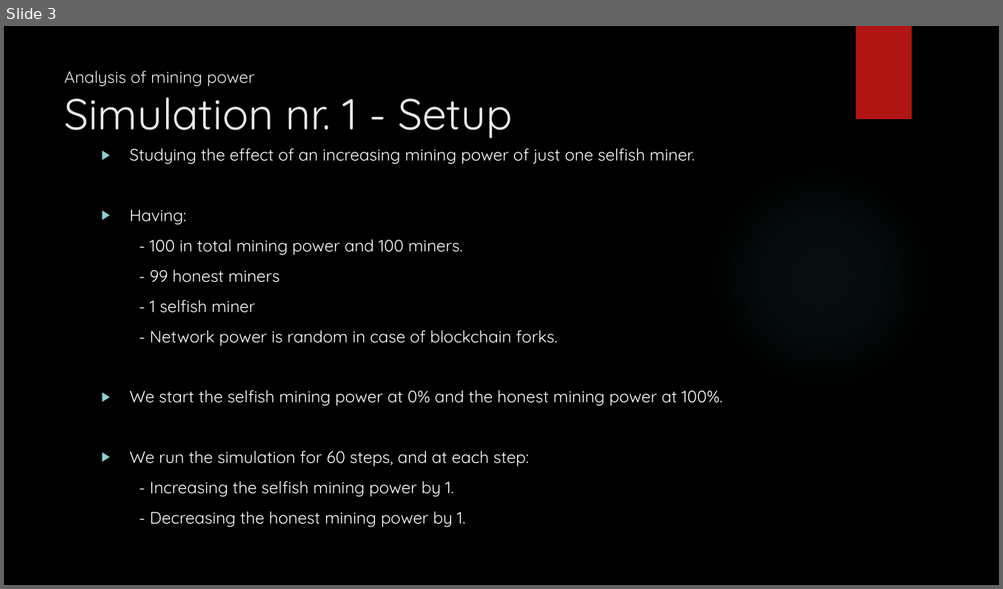
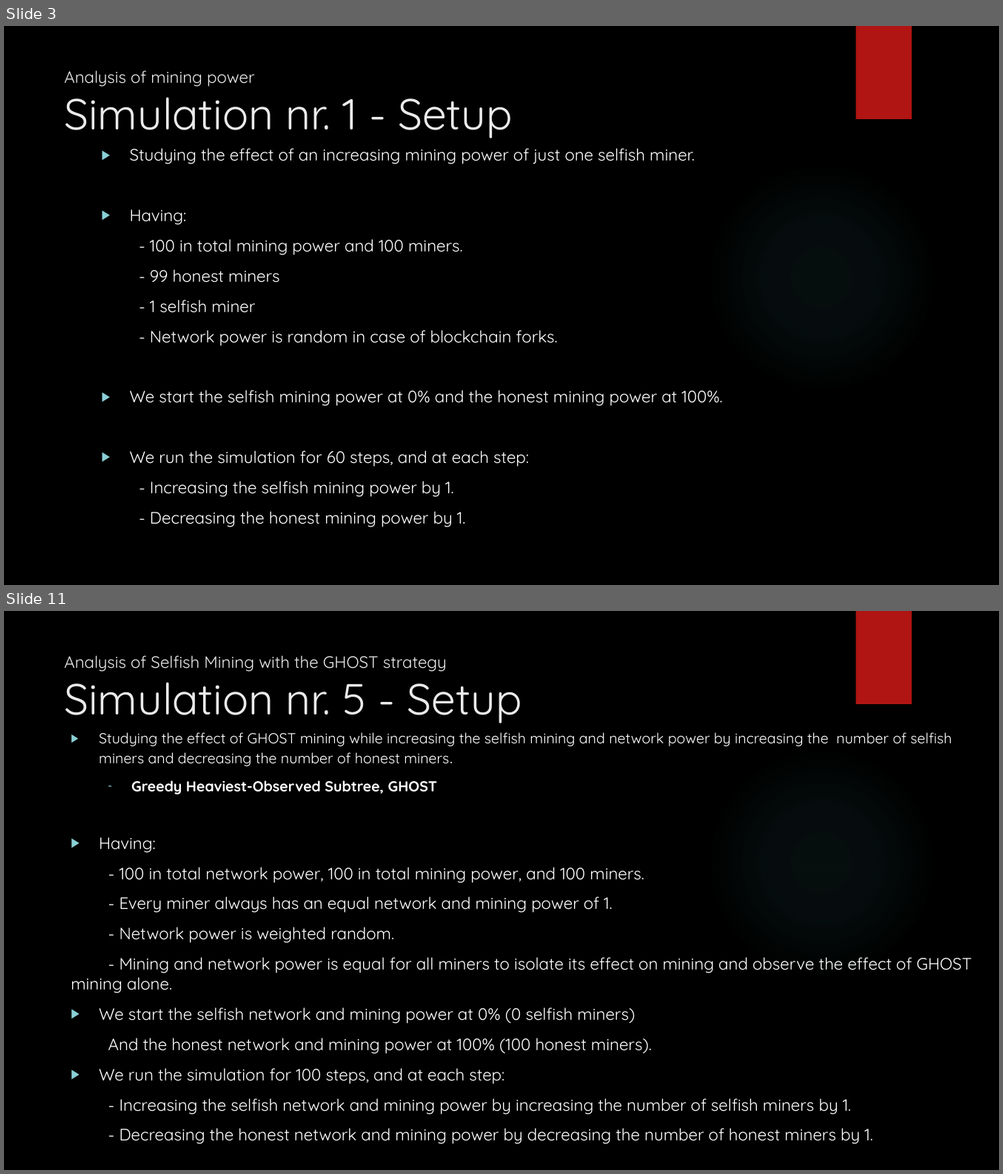
Before and after one commit to MohammedGuniem/Selfish-GHOST-and-Stubborn-Mining, a slide deck: Selfish, Stubborn & GHOST Mining.pptx. Shown one above the other, each under a label of ours: slide 3 before the commit, slides 3 and 11 after it; the slides between them are not shown. The pictures are 1003x589 and 1003x1174 pixels, drawn with LibreOffice and Linux fonts; fonts in the diff are those of the drawing; background and template pictures are left out. Boxes give left, top, right and bottom in pixels: in the first picture for what was removed or moved away, otherwise in the second. Text is boxed around its words. In the diff, an @@ line names an element or a change of style, - is before the commit and + after.

Commit message:
Sim. 1 to 5 are done, remaining stabburn mining
Test is ok

```diff
--- a/Selfish, Stubborn & GHOST Mining.pptx
+++ b/Selfish, Stubborn & GHOST Mining.pptx
@@ slide 11 added at [4,611,999,1170], background picture (left out); not listed: 2 template elements that a slide beside it also shows @@
@@ title added at [64,655,522,723], 16 pt, text #EBEBEB @@
+Analysis of Selfish Mining with the GHOST strategy
+Simulation nr. 5 - Setup
@@ text added at [71,732,972,1145], 16 pt, text #FFFFFF @@
+▶ Studying the effect of GHOST mining while increasing the selfish mining and network power by increasing the number of selfish miners and decreasing the number of honest miners.
+  – Greedy Heaviest-Observed Subtree, GHOST
+▶ Having:
+- 100 in total network power, 100 in total mining power, and 100 miners.
+- Every miner always has an equal network and mining power of 1.
+- Network power is weighted random.
+- Mining and network power is equal for all miners to isolate its effect on mining and observe the effect of GHOST mining alone.
+▶ We start the selfish network and mining power at 0% (0 selfish miners)
+And the honest network and mining power at 100% (100 honest miners).
+▶ We run the simulation for 100 steps, and at each step:
+- Increasing the selfish network and mining power by increasing the number of selfish miners by 1.
+- Decreasing the honest network and mining power by decreasing the number of honest miners by 1.
```
Also in this commit, not shown: 3 slides changed, 5 other slides added, 8 other files.
